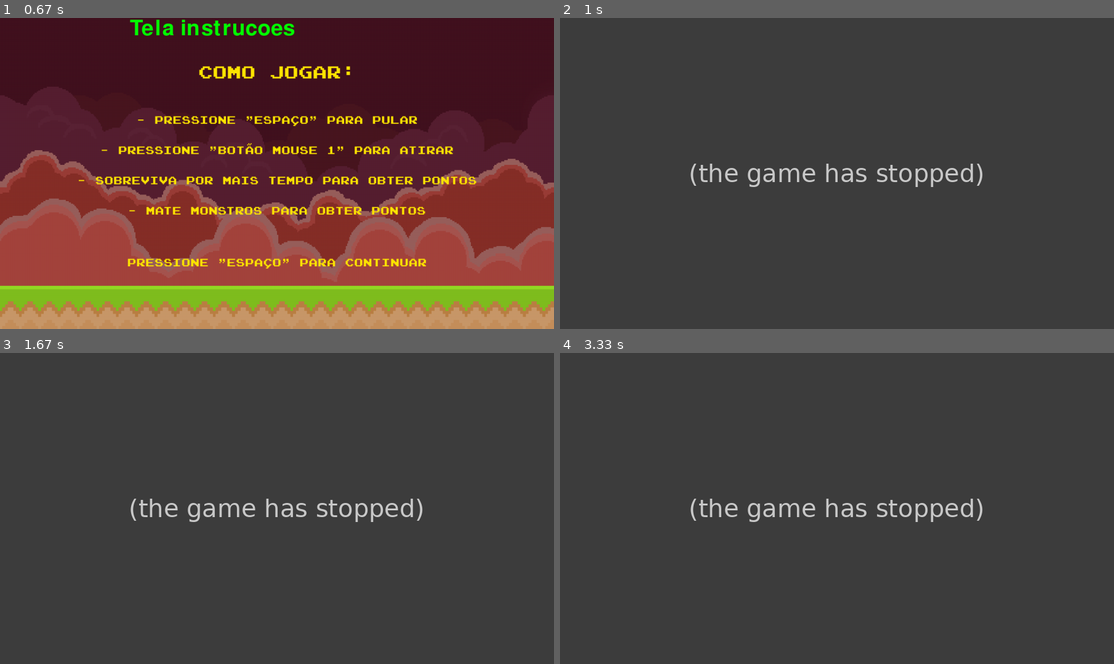
Above: before the commit, frames 1-4 (two rows, left to right).
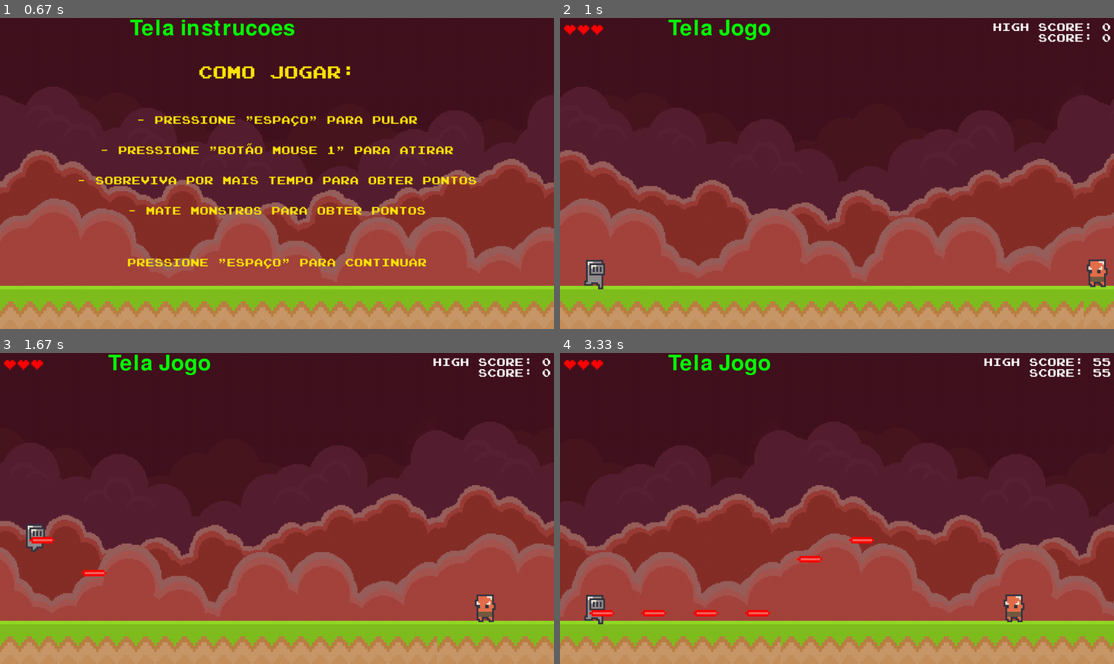
Above: after the commit, the same moments.

Repository: insper-classroom/devlife-23-1-projeto-pygame-henrique-e-guilherme
Game: pygame game, started from jogo/funcoes/jogo.py
The game is run twice, just before and just after one commit, with the same random seed, the same clock (stepped at 60 frames per second) and the same inputs.
Inputs (mouse positions are in pixels of both pictures, inside the frame that each line leads up to):
- Up to frame 1 (0.67 s): tap Space at 0.33 s
- Up to frame 2 (1 s): tap Space at 0.73 s
- Up to frame 3 (1.67 s): tap Space at 1.03 s; click (105, 461) at 1.22 s; click (481, 617) at 1.55 s
- Up to frame 4 (3.33 s): click (848, 402) at 1.88 s; click (809, 589) at 2.22 s; click (820, 455) at 2.55 s; click (759, 443) at 2.88 s; click (981, 480) at 3.22 s

Frame 1 is identical in both runs. In frame 2, 100% of the frame differs, in the area x 0-100%, y 0-100%; in frame 3, 100%; in frame 4, 100%.
Error before the commit: AttributeError: 'TelaJogo' object has no attribute 'lista_de_inimigos' (classes.py line 239); the game stopped at 0.75 s (later frames are placeholders)

Commit message:
Main arrumada

Diff:
--- a/jogo/funcoes/classes.py
+++ b/jogo/funcoes/classes.py
@@ -38,9 +38,9 @@
 
     def update(self, assets):
         if not self.musica_tela_inicial_tocando:
-            # pygame.mixer_music.load('jogo/assets/musica_inicial.ogg')
-            # pygame.mixer_music.set_volume(0.3)
-            # pygame.mixer_music.play()
+            pygame.mixer_music.load('jogo/assets/musica_inicial.ogg')
+            pygame.mixer_music.set_volume(0.3)
+            pygame.mixer_music.play()
             self.musica_tela_inicial_tocando = True
 
         for event in pygame.event.get():
@@ -134,7 +134,7 @@
     def __init__(self, assets):
 
         self.fonte = pygame.font.Font(assets['fonte'], 50)
-        self.texto = self.fonte.render('Tela Jogo', True, (255, 0, 0))
+        self.texto = self.fonte.render('Tela Jogo', True, (0, 255, 0))
         self.dicionario = assets
         #Adicionei essas imagens so para testar e dps mudar
         self.fundo = assets['fundo']
@@ -148,8 +148,6 @@
         self.timer_imune_fim = 0
 
         self.tem_que_trocar = False
-        self.tempo = 0
-        self.pode = True
         self.Clock = pygame.time.Clock() #https://www.pygame.org/docs/ref/time.html#pygame.time.Clock
 
         #fonte: https://youtu.be/ARt6DLP38-Y
@@ -158,6 +156,11 @@
 
         self.scroll_chao = 0
         self.tiles_chao = 1280 // self.chao.get_width() + 1
+
+        self.lista_de_inimigos = []
+        self.spawn_inimigo()
+        self.tempo = 0
+        self.pode = True
 
         self.jogador = Jogador()
         self.tiros = pygame.sprite.Group()
@@ -199,6 +202,9 @@
         #High score
         self.tela.blit(self.texto_highscore, (1273 - self.texto_highscore.get_width(), 5))
 
+        for inimigo in self.lista_de_inimigos:
+            inimigo.update()
+            self.tela.blit(inimigo.image, inimigo.rect)
         self.jogador.update()
         self.tela.blit(self.jogador.image, self.jogador.rect)
 
@@ -214,9 +220,9 @@
 
     def update(self, assets):
         if not self.musica_jogo_tocando:
-            # pygame.mixer_music.load('jogo/assets/musica_jogo.ogg')
-            # pygame.mixer_music.set_volume(0.2)
-            # pygame.mixer_music.play()
+            pygame.mixer_music.load('jogo/assets/musica_jogo.ogg')
+            pygame.mixer_music.set_volume(0.2)
+            pygame.mixer_music.play()
             self.musica_jogo_tocando = True
 
 
@@ -224,13 +230,9 @@
             if event.type == pygame.QUIT:
                 pygame.quit()
                 return False
-            if event.type == pygame.KEYDOWN:
-                if event.key == pygame.K_TAB:
-                    #a condicao de trocar tela vira true
-                    self.tem_que_trocar = True
-                elif event.key == pygame.K_w:
-                    self.tiros.add(Tiro(self.jogador.rect.centery))
-                    Tiro(self.jogador.rect.centery).som.play()
+            if event.type == pygame.MOUSEBUTTONDOWN:
+                self.tiros.add(Tiro(self.jogador.rect.centery))
+                Tiro(self.jogador.rect.centery).som.play()
             self.jogador.pulo_jogador(event)
 
         relogio = pygame.time.get_ticks() // 1000
@@ -272,18 +274,17 @@
 
         return True
 
-    def troca_tela(self):
-        if self.tem_que_trocar:
-            return TelaInicial(self.dicionario)
-        else:
-            return self
-
     def spawn_inimigo(self):
         if random.randint(0, 1):
             condicao = True
         else: condicao = False
         self.lista_de_inimigos.append(Inimigo(condicao))
 
+    def troca_tela(self):
+        if self.tem_que_trocar:
+            return TelaGameOver(self.dicionario)
+        else:
+            return self
 
 
 class Jogador(pygame.sprite.Sprite):
@@ -308,6 +309,13 @@
 
         self.vidas = 3
 
+        self.mask = pygame.mask.from_surface(self.image)
+
+        self.dano_som = pygame.mixer.Sound('jogo/assets/dano_som.mp3')
+        self.pontuou_som = pygame.mixer.Sound('jogo/assets/pontuou_som.mp3')
+
+        self.vidas = 3
+
         #Coordenadas
         self.rect.centerx = 80
         self.rect.centery = 600
@@ -345,6 +353,7 @@
     def pulo_jogador (self, event):
         if event.type == pygame.KEYDOWN:
             if event.key == pygame.K_SPACE:
+
                 #Faz o jogador pular
                 if self.rect.bottom >= 600:
                     self.gravidade = -10
